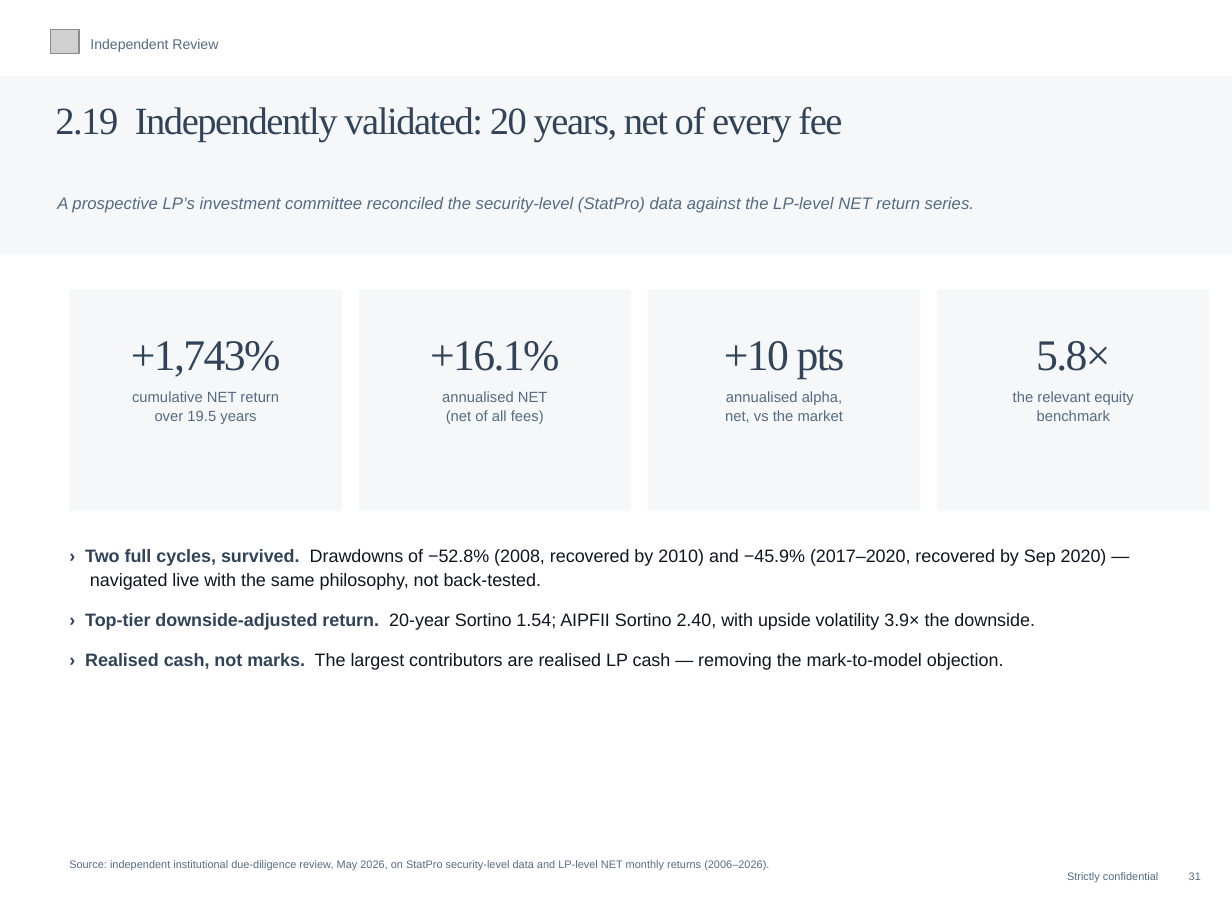
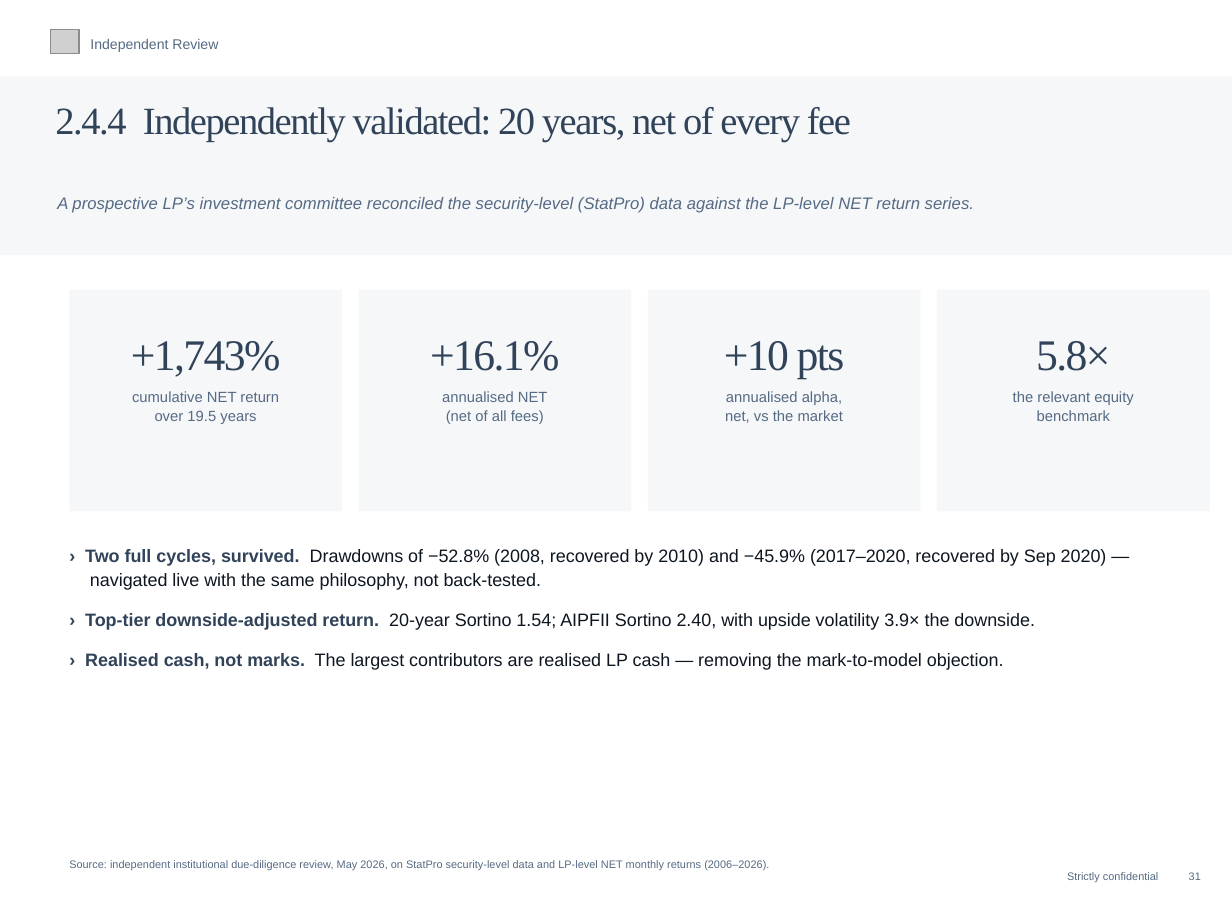
Before and after one commit to charette-lab/Claude, a slide deck: slide 34 of Athanase_Engaged_Ownership_Allocator_Deck.pptx. Drawn at 1232x924 pixels with LibreOffice and Linux fonts; fonts in the diff are those of the drawing; grey boxes stand for pictures. Boxes give left, top, right and bottom in pixels: in the first picture for what was removed or moved away, otherwise in the second. Text is boxed around its words. In the diff, an @@ line names an element or a change of style, - is before the commit and + after.

```diff
--- a/Athanase_Engaged_Ownership_Allocator_Deck.pptx
+++ b/Athanase_Engaged_Ownership_Allocator_Deck.pptx
@@ text at (55,107,851,142): text changed @@
-2.19 Independently validated: 20 years, net of every fee
+2.4.4 Independently validated: 20 years, net of every fee
```
Also in this commit, not shown: 32 other slides changed, 1 other file.
